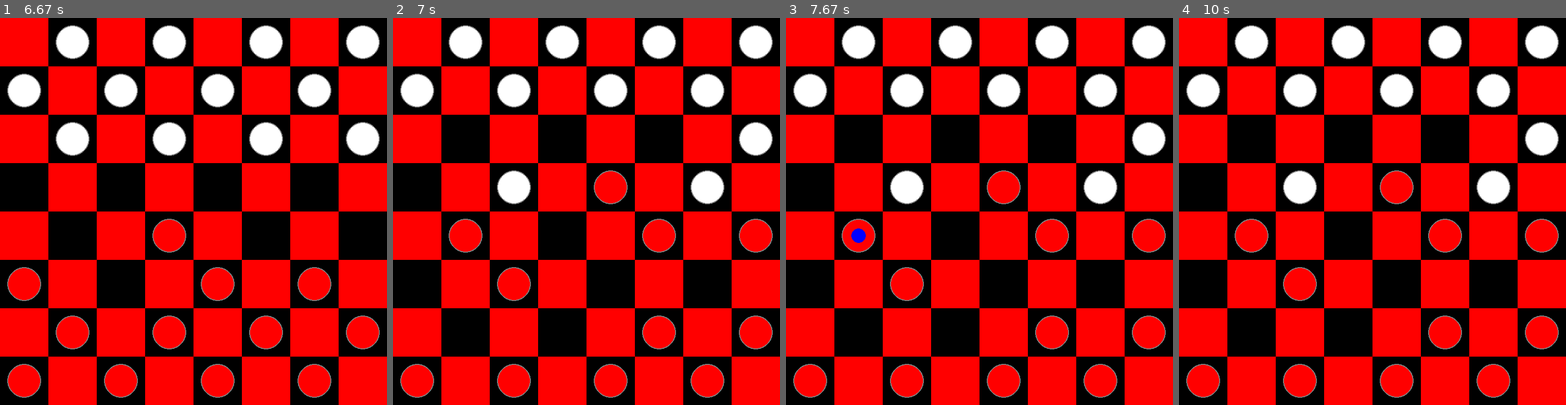
Above: before the commit, frames 1-4 (left to right).
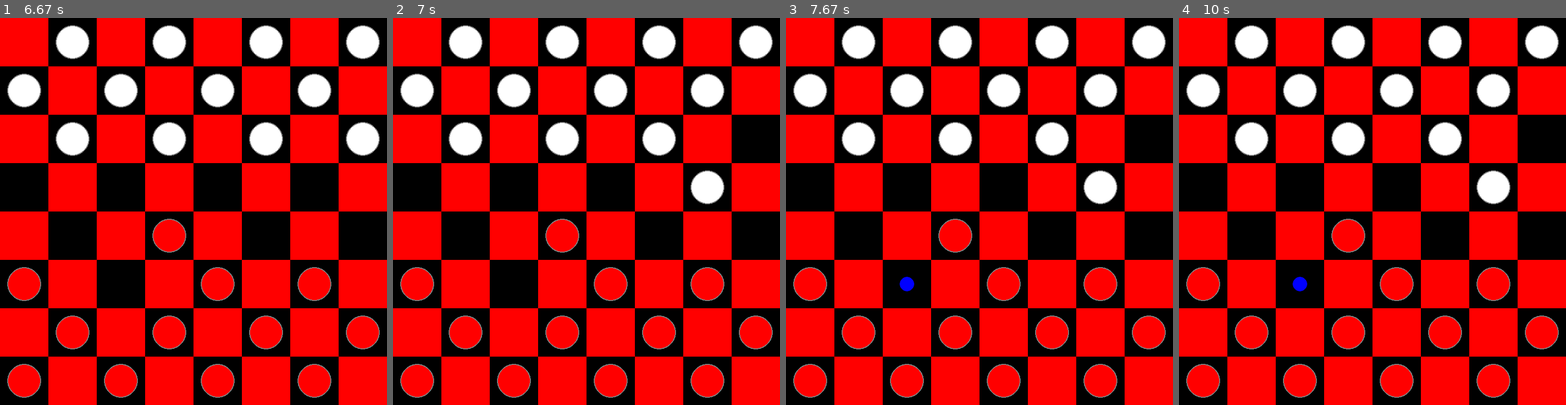
Above: after the commit, the same moments.

Repository: AmirmasoudCS/Pygame-Course
Game: pygame game, started from project_05/main.py
Two runs of this game, one before a commit and one after it. Both use one fixed random seed, a clock stepped at 60 frames per second and the inputs below.
Inputs (mouse positions are in pixels of both pictures, inside the frame that each line leads up to):
- Up to frame 1 (6.67 s): click (193, 211) at 0.38 s; click (127, 304) at 0.72 s; click (92, 331) at 1.05 s; click (96, 304) at 2.28 s; click (259, 350) at 2.62 s; click (139, 296) at 6.32 s; click (185, 250) at 6.65 s
- Up to frame 2 (7 s): click (524, 319) at 6.98 s
- Up to frame 3 (7.67 s): click (871, 323) at 7.32 s
- Up to frame 4 (10 s): move the mouse to (1260, 219) at 9.63 s; click (1260, 219) at 9.68 s; move the mouse to (1318, 265) at 9.97 s

Frame 1 is identical in both runs. In frame 2, 9.5% of the frame differs, in the area x 1-99%, y 26-86%; in frame 3, 9.5%; in frame 4, 9.5%.

Commit message:
Passing the copy of the piece instead of the board

Diff:
--- a/project_05/minimax/algorithm.py
+++ b/project_05/minimax/algorithm.py
@@ -43,7 +43,8 @@
         valid_moves = board.get_valid_moves(piece)
         for move, skip in valid_moves.items():
             temp_board = deepcopy(board)
-            new_board = simulate_move(piece, move, temp_board, game, skip)
+            temp_piece = temp_board.get_piece(piece.row, piece.col)
+            new_board = simulate_move(temp_piece, move, temp_board, game, skip)
             moves.append(new_board)
 
     return moves
